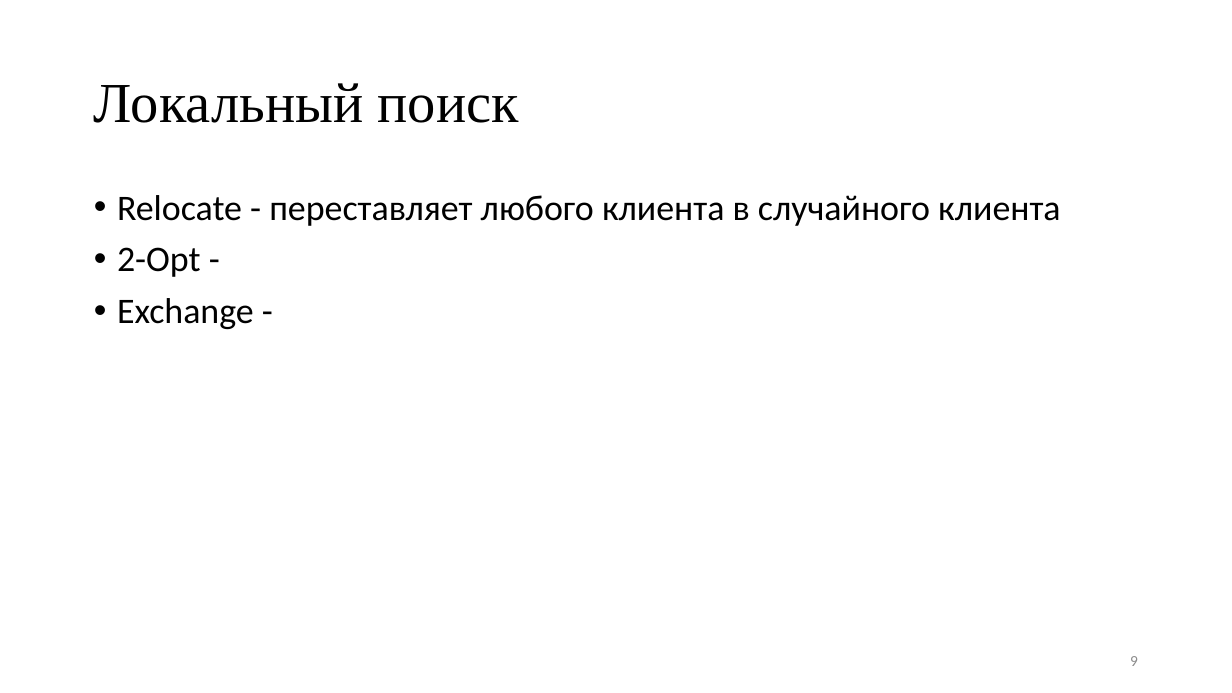
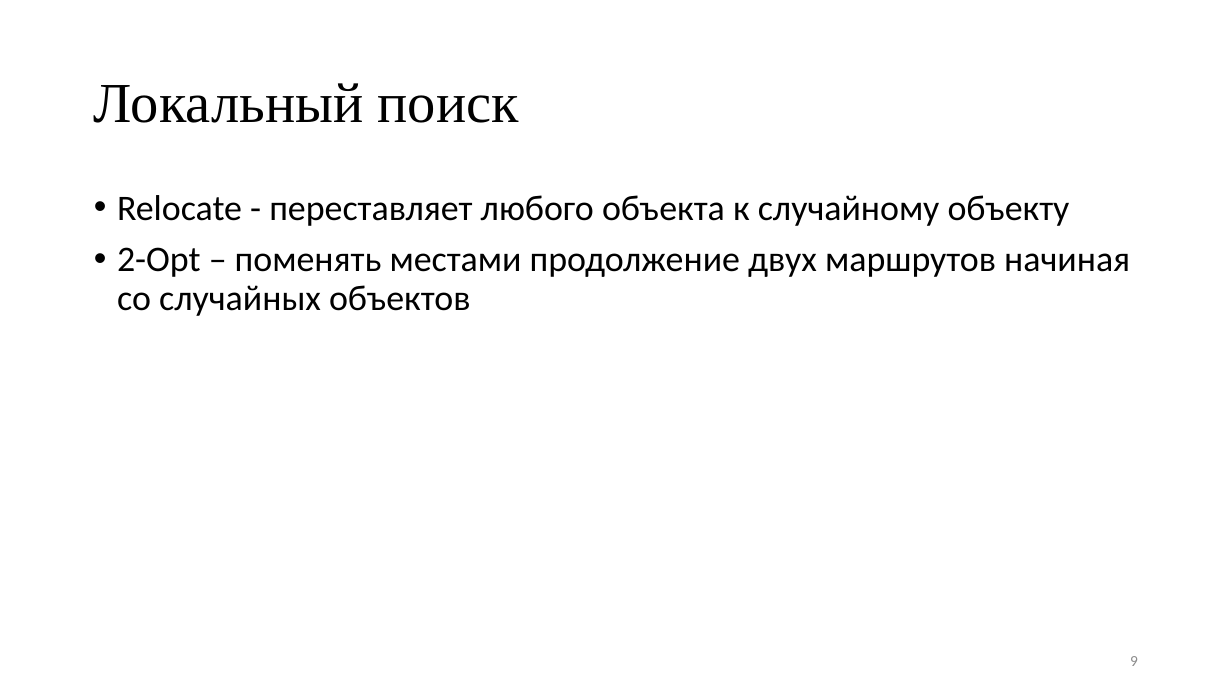
Before and after one commit to nikitka406/diplom, a slide deck: slide 9 of cpeck/diplom.pptx. Drawn at 1232x693 pixels with LibreOffice and Linux fonts; fonts in the diff are those of the drawing. Boxes give left, top, right and bottom in pixels: in the first picture for what was removed or moved away, otherwise in the second. Text is boxed around its words. In the diff, an @@ line names an element or a change of style, - is before the commit and + after.

```diff
--- a/cpeck/diplom.pptx
+++ b/cpeck/diplom.pptx
@@ text at [117, 195, 1130, 316]: text changed @@
-• Relocate - переставляет любого клиента в случайного клиента
-• 2-Opt -
-• Exchange -
+• Relocate - переставляет любого объекта к случайному объекту
+• 2-Opt – поменять местами продолжение двух маршрутов начиная со случайных объектов
```
Also in this commit, not shown: 1 other slide changed, 6 other files.
